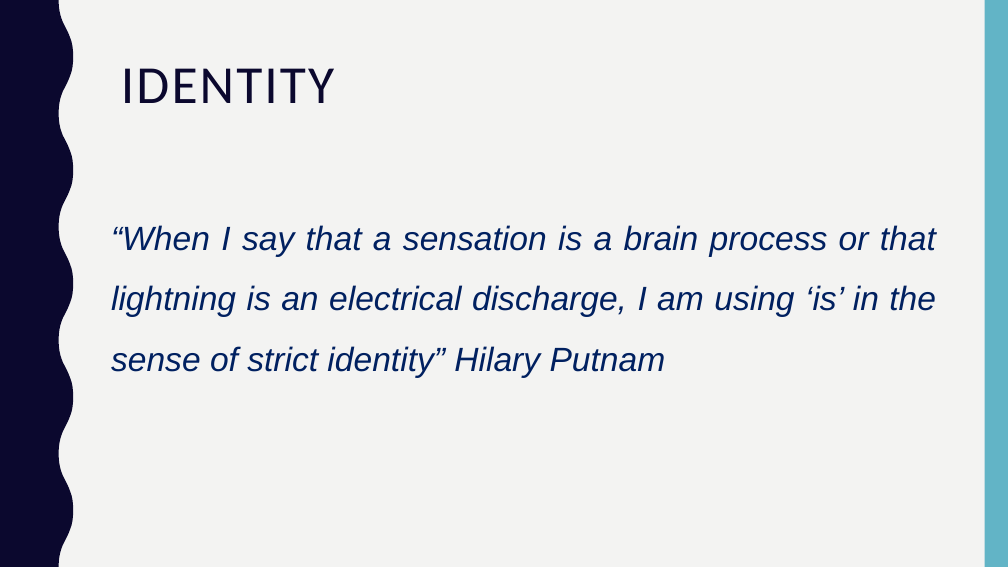
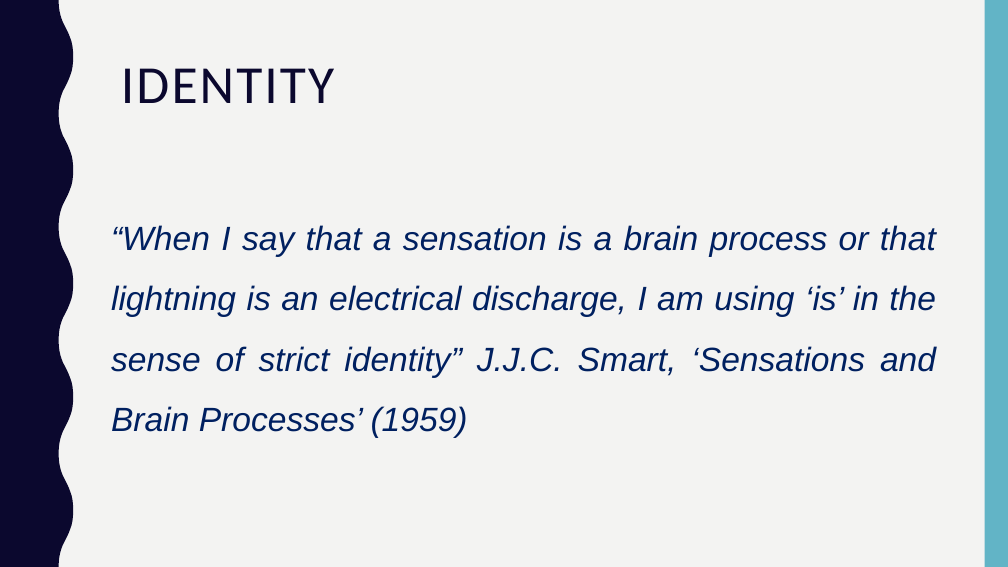
Before and after one commit to nirshaki-cell/A-level-Philosophy, a slide deck: slide 6 of downloads/Mind_Brain_Identity_Theory_Slides.pptx. Drawn at 1008x567 pixels with LibreOffice and Linux fonts; fonts in the diff are those of the drawing. Boxes give left, top, right and bottom in pixels: in the first picture for what was removed or moved away, otherwise in the second. Text is boxed around its words. In the diff, an @@ line names an element or a change of style, - is before the commit and + after.

```diff
--- a/downloads/Mind_Brain_Identity_Theory_Slides.pptx
+++ b/downloads/Mind_Brain_Identity_Theory_Slides.pptx
@@ text at [111, 225, 936, 438]: text changed @@
-“When I say that a sensation is a brain process or that lightning is an electrical discharge, I am using ‘is’ in the sense of strict identity” Hilary Putnam
+“When I say that a sensation is a brain process or that lightning is an electrical discharge, I am using ‘is’ in the sense of strict identity” J.J.C. Smart, ‘Sensations and Brain Processes’ (1959)
```
Also in this commit, not shown: 1 other slide changed, 5 other files.
